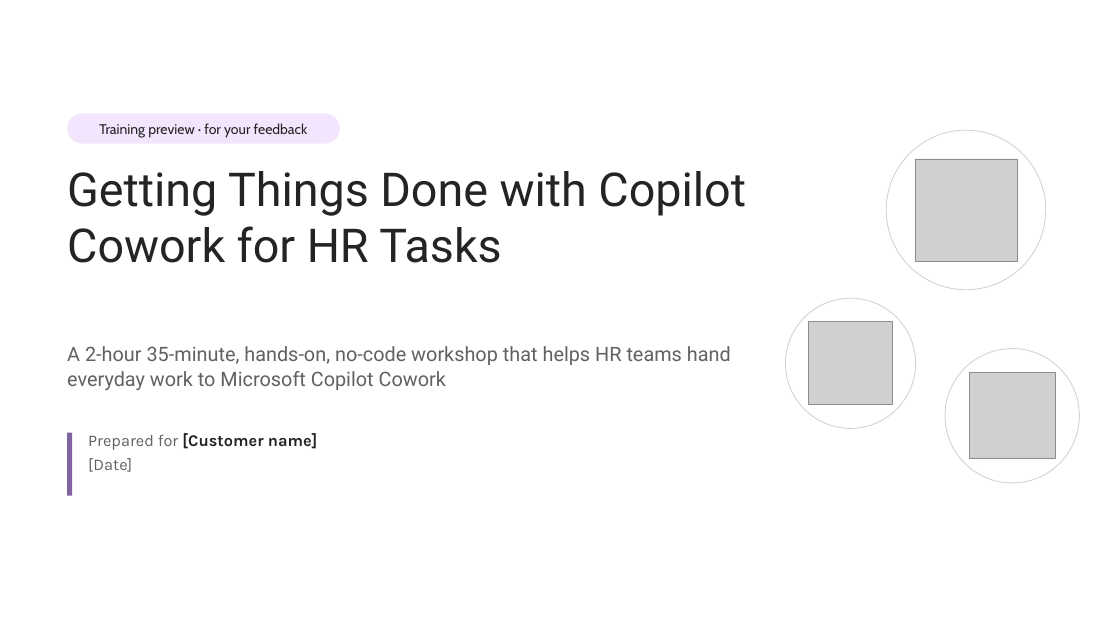
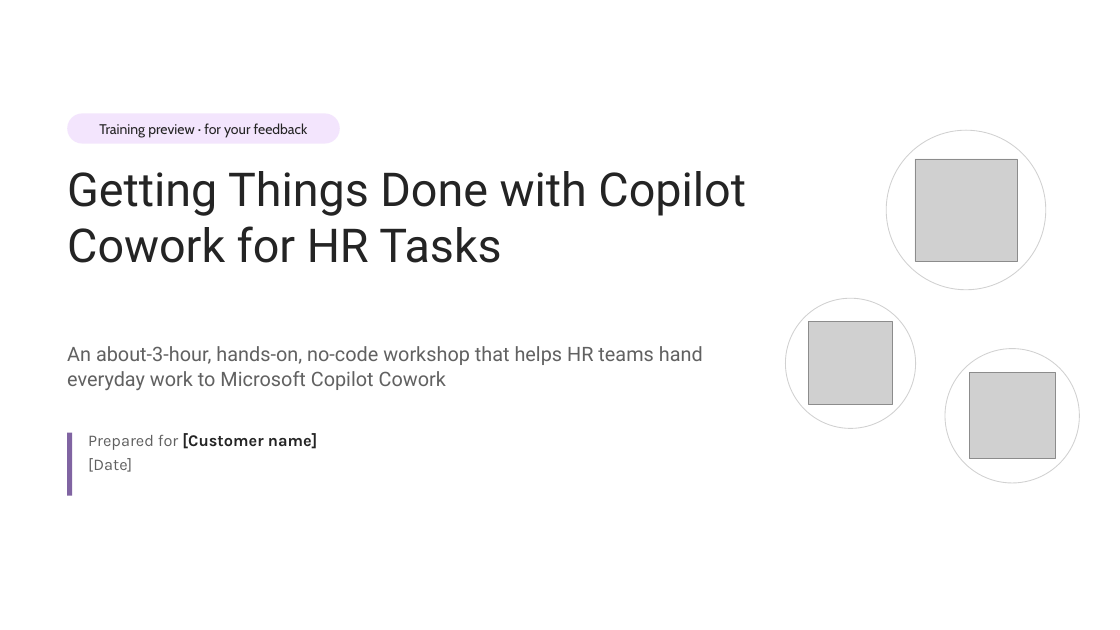
Before and after one commit to ragage/ai_hr_cowork_workshop, a slide deck: slide 1 of instructor/customer-preview-deck.pptx. Drawn at 1120x630 pixels with LibreOffice and Linux fonts; fonts in the diff are those of the drawing; grey boxes stand for pictures; background and template pictures are left out. Boxes give left, top, right and bottom in pixels: in the first picture for what was removed or moved away, otherwise in the second. Text is boxed around its words. In the diff, an @@ line names an element or a change of style, - is before the commit and + after.

```diff
--- a/instructor/customer-preview-deck.pptx
+++ b/instructor/customer-preview-deck.pptx
@@ text at [67,346,703,390]: text changed @@
-A 2-hour 35-minute, hands-on, no-code workshop that helps HR teams hand everyday work to Microsoft Copilot Cowork
+An about-3-hour, hands-on, no-code workshop that helps HR teams hand everyday work to Microsoft Copilot Cowork
```
Also in this commit, not shown: 3 other slides changed, 10 other files.
